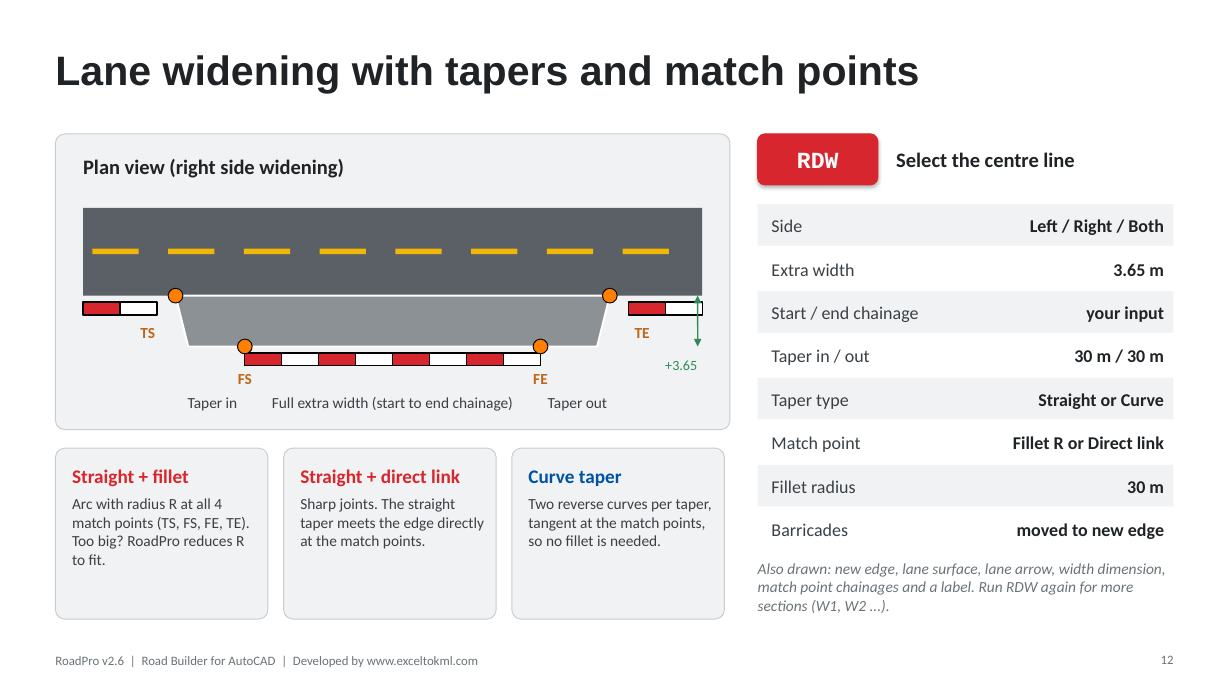
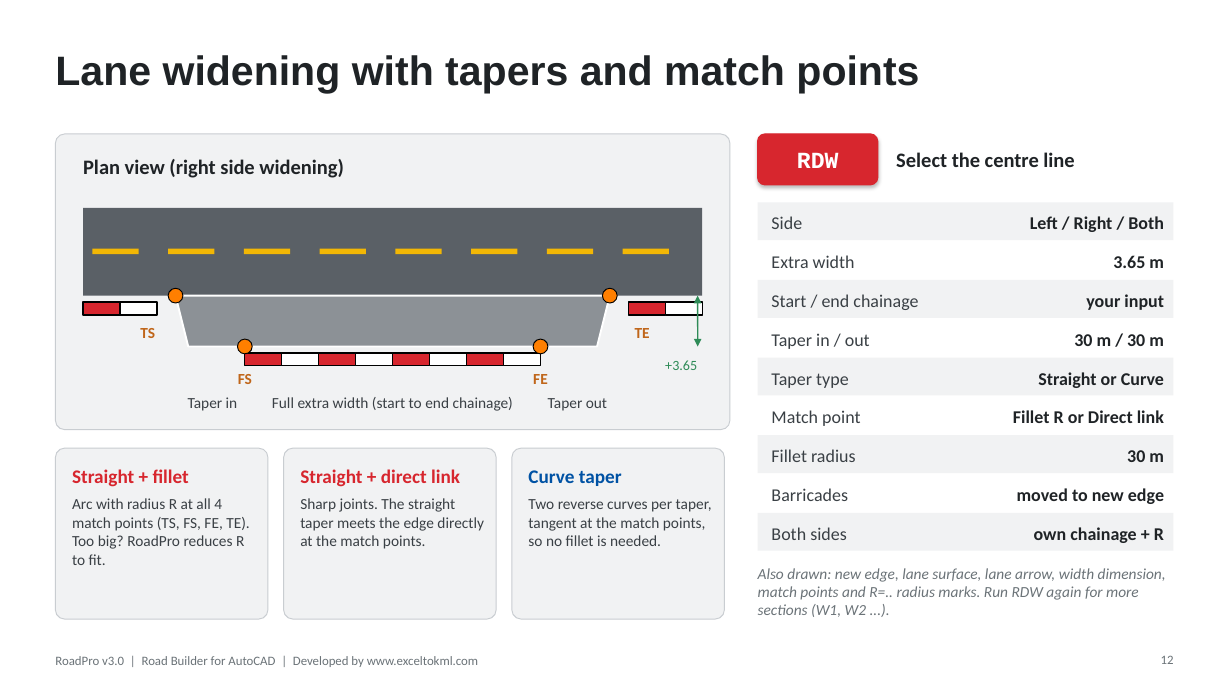
Before and after one commit to Asjad-Mehmood/KML-WEBSITE-, a slide deck: slide 12 of public/roadpro/RoadPro_User_Guide.pptx. Drawn at 1232x693 pixels with LibreOffice and Linux fonts; fonts in the diff are those of the drawing. Boxes give left, top, right and bottom in pixels: in the first picture for what was removed or moved away, otherwise in the second. Text is boxed around its words. In the diff, an @@ line names an element or a change of style, - is before the commit and + after.

```diff
--- a/public/roadpro/RoadPro_User_Guide.pptx
+++ b/public/roadpro/RoadPro_User_Guide.pptx
@@ rectangle: place and size @@
-rectangle at bbox=[758, 204, 1174, 246]
+rectangle at bbox=[758, 202, 1174, 240]
@@ text "Extra width": place and size @@
-text "Extra width" at bbox=[771, 263, 855, 276]
+text "Extra width" at bbox=[771, 255, 855, 268]
@@ text "3.65 m": place and size @@
-text "3.65 m" at bbox=[1113, 263, 1164, 276]
+text "3.65 m" at bbox=[1113, 255, 1164, 268]
@@ rectangle: place and size @@
-rectangle at bbox=[758, 291, 1174, 333]
+rectangle at bbox=[758, 280, 1174, 318]
@@ text "Start / end chainage": place and size @@
-text "Start / end chainage" at bbox=[771, 306, 918, 322]
+text "Start / end chainage" at bbox=[771, 294, 918, 310]
@@ text "your input": place and size @@
-text "your input" at bbox=[1086, 306, 1164, 322]
+text "your input" at bbox=[1086, 294, 1164, 310]
@@ text "Taper in / out": place and size @@
-text "Taper in / out" at bbox=[771, 349, 870, 365]
+text "Taper in / out" at bbox=[771, 333, 870, 349]
@@ text "30 m / 30 m": place and size @@
-text "30 m / 30 m" at bbox=[1074, 350, 1164, 362]
+text "30 m / 30 m" at bbox=[1074, 334, 1164, 346]
@@ rectangle: place and size @@
-rectangle at bbox=[758, 378, 1174, 420]
+rectangle at bbox=[758, 358, 1174, 396]
@@ text "Taper type": place and size @@
-text "Taper type" at bbox=[771, 394, 849, 409]
+text "Taper type" at bbox=[771, 373, 849, 388]
@@ text "Straight or Curve": place and size @@
-text "Straight or Curve" at bbox=[1038, 393, 1164, 409]
+text "Straight or Curve" at bbox=[1038, 372, 1164, 388]
@@ text "Match point": place and size @@
-text "Match point" at bbox=[771, 436, 860, 452]
+text "Match point" at bbox=[771, 410, 860, 426]
@@ text "Fillet R or Direct link": place and size @@
-text "Fillet R or Direct link" at bbox=[1013, 436, 1164, 449]
+text "Fillet R or Direct link" at bbox=[1013, 410, 1164, 423]
@@ 2 texts, 1 rectangle: place and size @@
-2 texts, 1 rectangle at bbox=[758, 465, 1174, 506]
+2 texts, 1 rectangle at bbox=[758, 435, 1174, 473]
@@ text "Barricades": place and size @@
-text "Barricades" at bbox=[771, 523, 848, 536]
+text "Barricades" at bbox=[771, 488, 848, 501]
@@ text "moved to new edge": place and size @@
-text "moved to new edge" at bbox=[1017, 523, 1164, 539]
+text "moved to new edge" at bbox=[1017, 488, 1164, 504]
@@ rectangle added at bbox=[758, 513, 1174, 551], fill #F1F2F3 @@
@@ text added at bbox=[771, 527, 847, 540], 14 pt, text #3A4045 @@
+Both sides
@@ text added at bbox=[1034, 527, 1164, 543], 14 pt, text #1F2326, bold @@
+own chainage + R
@@ text at bbox=[758, 568, 1166, 617]: text changed @@
-Also drawn: new edge, lane surface, lane arrow, width dimension, match point chainages and a label. Run RDW again for more sections (W1, W2 ...).
+Also drawn: new edge, lane surface, lane arrow, width dimension, match points and R=.. radius marks. Run RDW again for more sections (W1, W2 ...).
@@ text at bbox=[55, 656, 478, 667]: text changed @@
-RoadPro v2.6 | Road Builder for AutoCAD | Developed by www.exceltokml.com
+RoadPro v3.0 | Road Builder for AutoCAD | Developed by www.exceltokml.com
```
Also in this commit, not shown: 15 other slides changed, 3 slides added, 21 other files.
